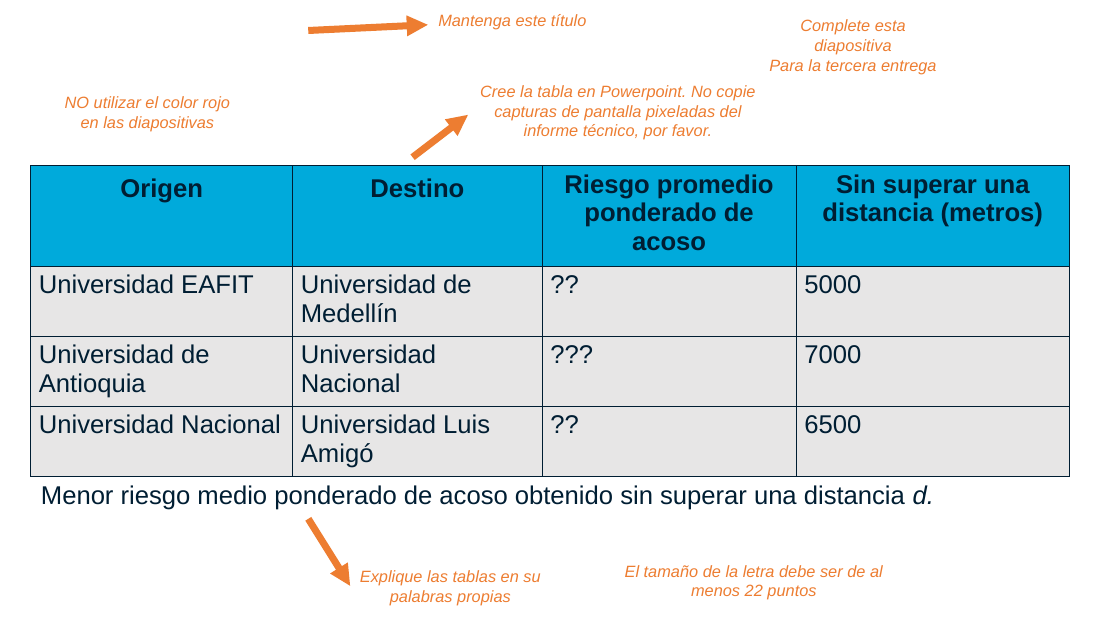
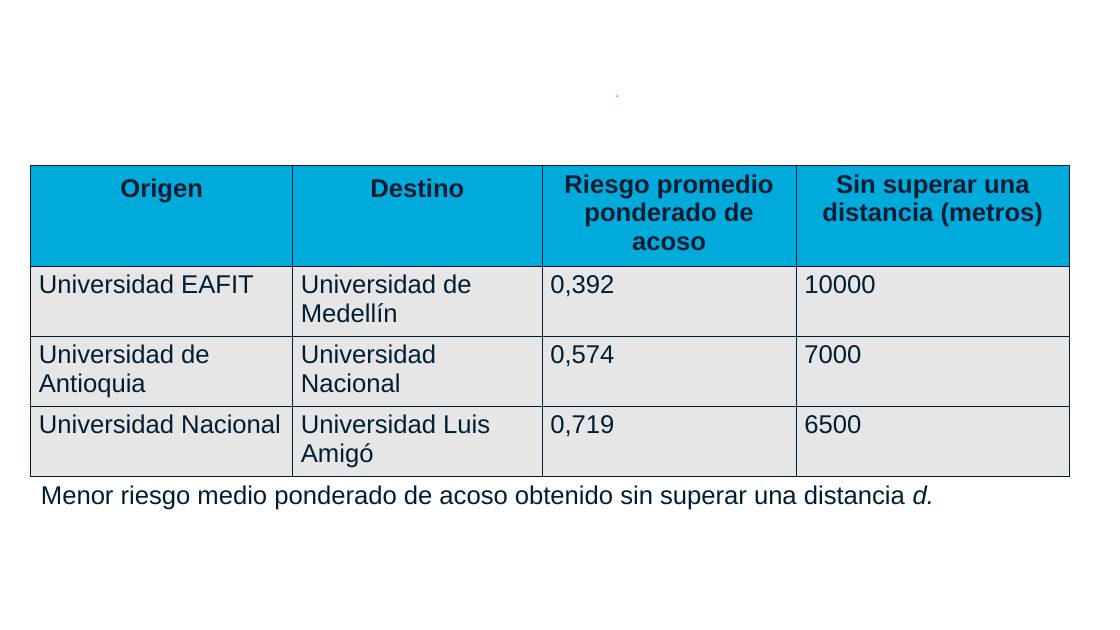
Before and after one commit to Juanesjara/ST0247-002, a slide deck: slide 8 of proyecto/informe/entrega2/Diapositivas.pptx. Drawn at 1120x630 pixels with LibreOffice and Linux fonts; fonts in the diff are those of the drawing; background and template pictures are left out. Boxes give left, top, right and bottom in pixels: in the first picture for what was removed or moved away, otherwise in the second. Text is boxed around its words. In the diff, an @@ line names an element or a change of style, - is before the commit and + after.

```diff
--- a/proyecto/informe/entrega2/Diapositivas.pptx
+++ b/proyecto/informe/entrega2/Diapositivas.pptx
@@ freeform shape removed at bbox=[308, 25, 428, 31] @@
@@ text removed at bbox=[438, 14, 586, 30] @@
-Mantenga este título
@@ text removed at bbox=[769, 19, 936, 74] @@
-Complete esta diapositiva
-Para la tercera entrega
@@ text at bbox=[480, 85, 755, 140]: text changed @@
-Cree la tabla en Powerpoint. No copie capturas de pantalla pixeladas del informe técnico, por favor.
+.
@@ text removed at bbox=[65, 96, 230, 131] @@
-NO utilizar el color rojo en las diapositivas
@@ freeform shape removed at bbox=[413, 115, 468, 157] @@
@@ table at bbox=[31, 166, 1070, 476] @@
-row 2, column 3: ??
+row 2, column 3: 0,392
-row 2, column 4: 5000
+row 2, column 4: 10000
-row 3, column 3: ???
+row 3, column 3: 0,574
-row 4, column 3: ??
+row 4, column 3: 0,719
@@ freeform shape removed at bbox=[308, 519, 350, 586] @@
@@ text removed at bbox=[625, 565, 883, 600] @@
-El tamaño de la letra debe ser de al menos 22 puntos
@@ text removed at bbox=[360, 570, 540, 606] @@
-Explique las tablas en su
-palabras propias
```
Also in this commit, not shown: 5 other slides changed, 2 slides removed.
